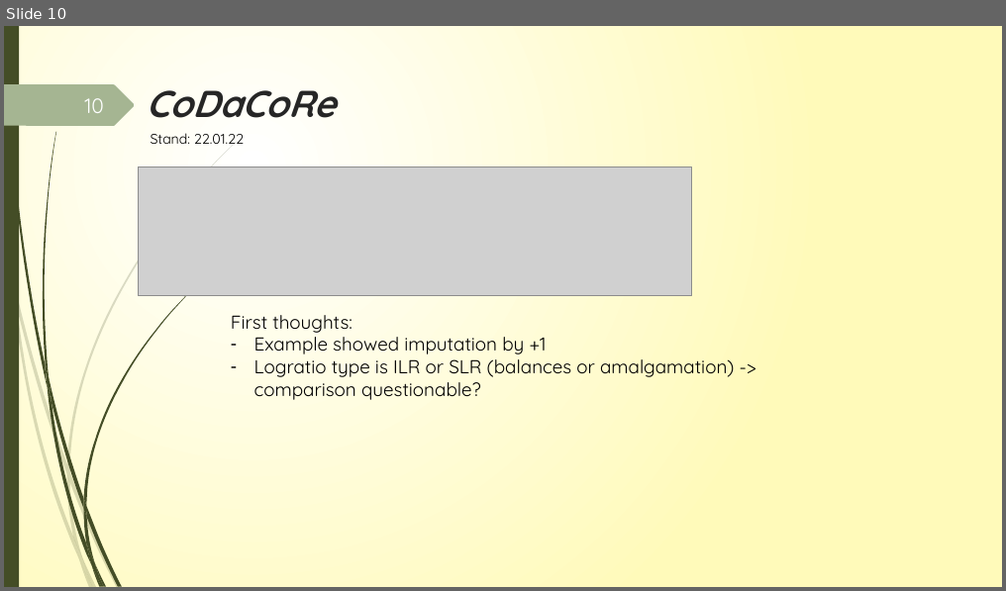
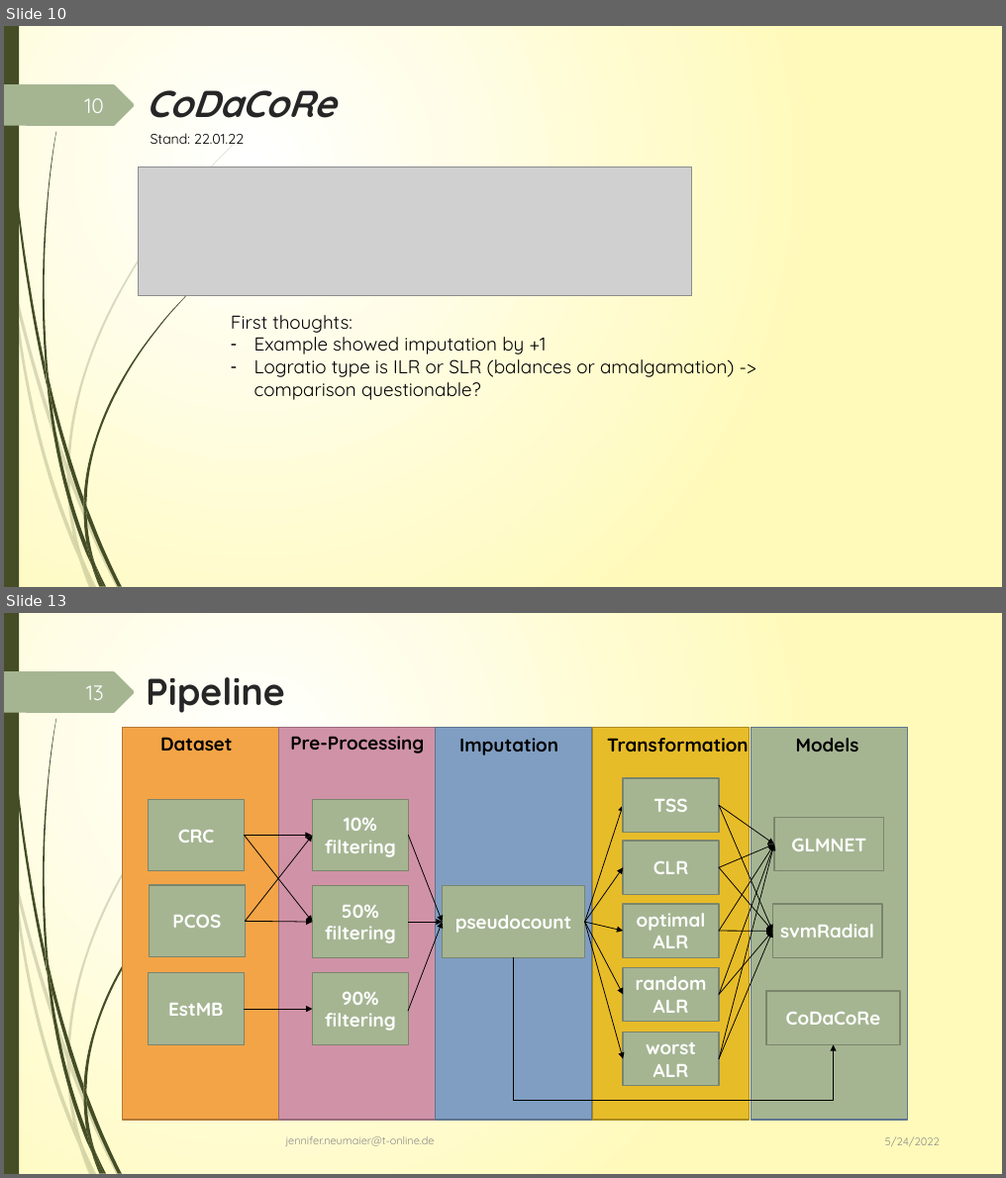
Before and after one commit to JenniferNeumaier/ml_coda, a slide deck: doc/Project_structure_notes.pptx. Shown one above the other, each under a label of ours: slide 10 before the commit, slides 10 and 13 after it; the slides between them are not shown. The pictures are 1006x591 and 1006x1178 pixels, drawn with LibreOffice and Linux fonts; fonts in the diff are those of the drawing; grey boxes stand for pictures. Boxes give left, top, right and bottom in pixels: in the first picture for what was removed or moved away, otherwise in the second. Text is boxed around its words. In the diff, an @@ line names an element or a change of style, - is before the commit and + after.

```diff
--- a/doc/Project_structure_notes.pptx
+++ b/doc/Project_structure_notes.pptx
@@ slide 13 added at box(4, 613, 1002, 1174), background gradient #FFFFFF to #FFFABB; not listed: 24 template elements that a slide beside it also shows @@
@@ page number added at box(86, 685, 104, 700), 20 pt, text #FEFFFF @@
+13
@@ title added at box(146, 677, 285, 713), 36 pt, text #262626, bold @@
+Pipeline
@@ group added at box(122, 728, 908, 1120): 23 arrows, 20 rectangles, 5 texts, 1 elbow arrow @@
+Dataset
+CRC
+PCOS
+EstMB
+Pre-Processing
+10% filtering
+50% filtering
+90% filtering
+Imputation
+pseudocount
+Transformation
+TSS
+CLR
+optimal ALR
+random ALR
+worst ALR
+Models
+GLMNET
+svmRadial
+CoDaCoRe
@@ text added at box(286, 1137, 435, 1147), 10.5 pt, text #8C8C8C @@
+jennifer.neumaier@t-online.de
@@ text added at box(885, 1138, 940, 1147), 10.5 pt, text #8C8C8C @@
+5/24/2022
```
Also in this commit, not shown: 27 slides changed, 1 other slide added, 27 other files.
